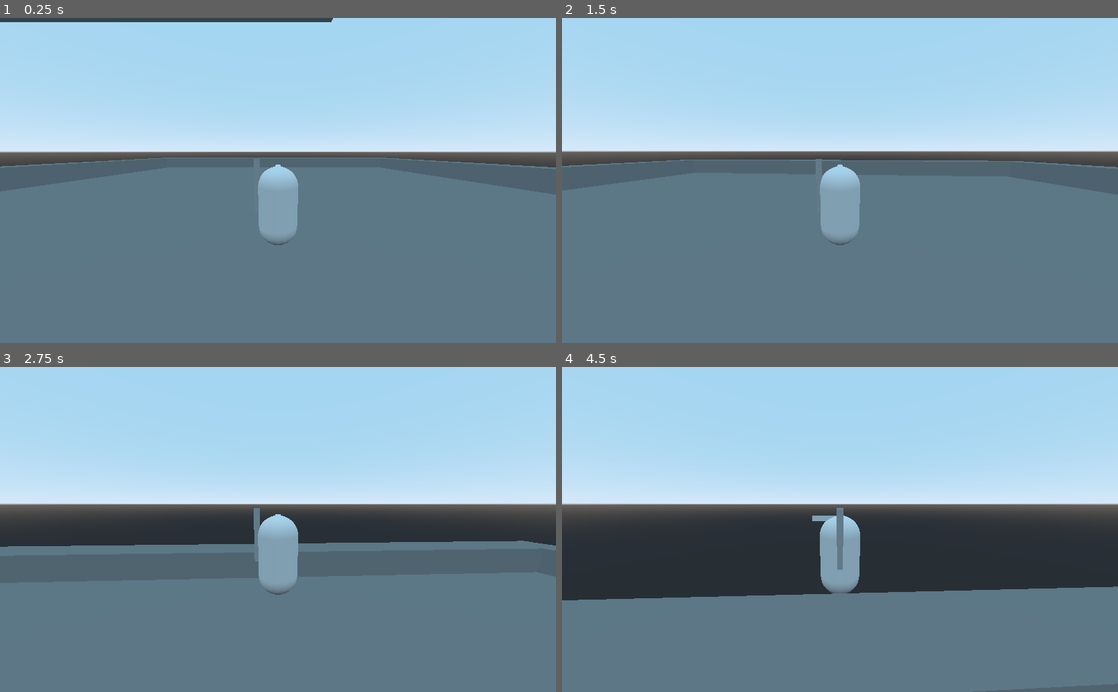
Above: before the commit, frames 1-4 (two rows, left to right).
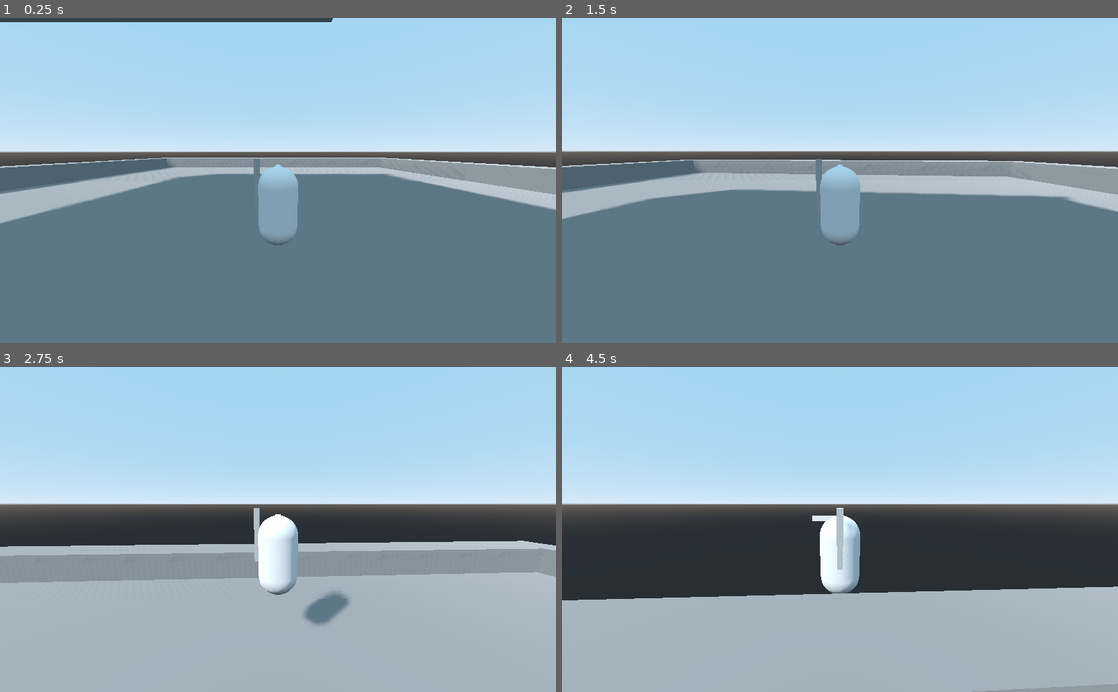
Above: after the commit, the same moments.

Repository: Valcuda/D.K.P.
Game: Godot game, scene res://Imported/Levels/TestLevel1.tscn
Two runs of this game, one before a commit and one after it. Both use one fixed random seed, a clock stepped at 60 frames per second and the inputs below.
Inputs (mouse positions are in pixels of both pictures, inside the frame that each line leads up to):
- Up to frame 1 (0.25 s): no input
- Up to frame 2 (1.5 s): tap Enter at 0.5 s; move the mouse to (867, 180) at 0.52 s; hold Shift (Move_run) 0.53-1.28 s; hold W (Move_forward) from 0.53 s (still down); tap Space (Move_jump) at 0.77, 0.8, 1.07, 1.35 s; move the mouse to (812, 180) at 1.27 s
- Up to frame 3 (2.75 s): keep holding W (Move_forward); tap Space (Move_jump) at 1.52, 1.82, 2.3 s; tap Shift (Move_run) at 1.55 s; move the mouse to (289, 523) at 2.02 s; hold Middle mouse button (CamControlToggle) from 2.03 s (still down)
- Up to frame 4 (4.5 s): move the mouse to (812, 594) at 2.77 s; release Middle mouse button (CamControlToggle) at 2.78 s; tap Shift (Move_run) at 2.85 s; tap Space (Move_jump) at 3.02, 3.32, 3.77, 3.8, 4.07, 4.35 s; move the mouse to (1006, 578) at 3.52 s; release W (Move_forward) at 3.53 s; hold Shift (Move_run) 3.53-4.28 s; hold A (Move_left) from 3.53 s (still down); tap Escape (ui_cancel) at 4.15 s; move the mouse to (673, 480) at 4.27 s

The runs differ from the first frame. In frame 1, 6.8% of the frame differs, in the area x 0-100%, y 42-64%; in frame 2, 9.0%; in frame 3, 46%, in the area x 0-100%, y 43-100%; in frame 4, 32%.

Commit message:
Made modifacations to player controller
Deleted old player controller code from Epic and Awesome, and added Enums to current player controller

Diff:
--- a/Imported/Levels/TestLevel1.tscn
+++ b/Imported/Levels/TestLevel1.tscn
@@ -1,7 +1,9 @@
-[gd_scene load_steps=4 format=2]
+[gd_scene load_steps=5 format=2]
 
 [ext_resource path="res://Imported/Levels/testlevel1.obj" type="ArrayMesh" id=1]
 [ext_resource path="res://Imported/Players/BaseTest/PlayerBaseTest.tscn" type="PackedScene" id=2]
+
+[sub_resource type="Skin" id=2]
 
 [sub_resource type="ConcavePolygonShape" id=1]
 data = PoolVector3Array( -2.4153, 0.3161, -3.1092, 2.4153, 0.3161, -3.1092, -2.4153, 0.1071, -3.1092, -2.4153, 0.1071,  …(7125 unchanged characters)…
@@ -10,7 +12,9 @@
 
 [node name="MeshInstance" type="MeshInstance" parent="."]
 transform = Transform( 10, 0, 0, 0, 10, 0, 0, 0, 10, 0, 0, 0 )
+use_in_baked_light = true
 mesh = ExtResource( 1 )
+skin = SubResource( 2 )
 material/0 = null
 
 [node name="StaticBody2" type="StaticBody" parent="MeshInstance"]
@@ -20,3 +24,7 @@
 
 [node name="PlayerBaseTest" parent="." instance=ExtResource( 2 )]
 transform = Transform( 1, 0, 0, 0, 1, 0, 0, 0, 1, -0.956459, 3.89611, 0.0380273 )
+
+[node name="DirectionalLight" type="DirectionalLight" parent="."]
+transform = Transform( 0.631826, 0.551176, 0.544977, 0, -0.703097, 0.711094, 0.77511, -0.449288, -0.444235, 11.5715, 6.70167, 9.28282 )
+shadow_enabled = true
--- a/Imported/Players/BasePlayerControler.gd
+++ b/Imported/Players/BasePlayerControler.gd
@@ -34,6 +34,11 @@
 func _ready():
 	Input.set_mouse_mode(Input.MOUSE_MODE_CAPTURED)
 
+enum{
+	RUN,
+	CLIMB,
+	RIDE,
+}
 
 func _unhandled_input(event):
 	if event.is_action_pressed("CamControlToggle"):
--- a/Imported/Players/PlayerBase.gd
+++ /dev/null
@@ -1,20 +0,0 @@
-class_name Player_Base extends KinematicBody
-
-func BaseInputDetection(input):
-
-	if Input.is_action_pressed("Move_forward"):
-		input.z += 1
-		#is_moving = true
-	if Input.is_action_pressed("Move_backward"):
-		input.z -= 1
-		#is_moving = true
-	if Input.is_action_pressed("Move_left"):
-		input.x += 1
-		#is_moving = true
-	if Input.is_action_pressed("Move_right"):
-		input.x -= 1
-		#is_moving = true
-
-
-
-	return input
--- a/Imported/Players/PlayerBase2.gd
+++ /dev/null
@@ -1,161 +0,0 @@
-class_name Player_Base_New extends KinematicBody
-
-export var CID : String = "0"
-var Cinfo = GlobalCharInfo.nfochar_0
-
-export var clampVelocity : bool = true
-
-export var maxHp : int = 100
-export var meleeDamage : int = 100
-export var rangedDamage : int = 100
-export var luck : int = 50
-
-export var attackRate : float = 50
-export var lastAttackTime : int = 0
-
-export var acceleration : float = 10
-export var maxSpeed : float = 10
-export var jumpForce : float = 15
-export var gravity : float = 2.5
-export var friction : float = 1
-export var runMulti : float = 2.5
-
-export var canDoubleJump : bool = false
-
-#active variables
-var curHp : int = 100
-
-var JumpEnable : bool = true
-var DJumpReady : bool = false
-
-var airIntent : bool = false
-
-var vel : Vector3 = Vector3()
-
-var is_moving = false
-var is_running = false
-
-onready var camera = get_node("CameraOrbit")
-onready var true_camera = get_node("CameraOrbit/Camera")
-var Bullet = preload("res://Dev/projectiles/debugle_gum.tscn")
-
-
-func _physics_process(delta):
-	vel.x = 0
-	vel.z = 0
-
-	var input = Vector3()
-	input = BaseInputDetection(input)
-
-	if input == Vector3.ZERO:
-		is_moving = false
-	else:
-		is_moving = true
-
-	if Input.is_action_pressed("Move_run"):
-		is_running = true
-
-	if Input.is_action_just_released("Move_run"):
-		is_running = false
-
-	if is_on_floor() and [airIntent] or [canDoubleJump and DJumpReady == false]:
-		DJumpReady = true
-		airIntent = false
-
-	#debug
-	#return to title screen
-	if Input.is_action_just_pressed("ui_cancel") and FreeAccessInfo.Debug == true:
-
-		pass
-	#manually lock/unlock velocity clamp
-	if Input.is_key_pressed(16777350) and FreeAccessInfo.Debug == true:
-		clampVelocity = false
-		pass
-
-	input = input.normalized()
-
-	var dir = (transform.basis.z * input.z + transform.basis.x * input.x)
-
-	if Input.is_action_just_pressed("Attack_ranged"):
-		var correctAngle : Vector3 = Vector3(-0.1, 0, -0.1)
-		var thisdir = (transform.basis.z + transform.basis.x * correctAngle)
-		var newtrans : Vector3 = self.translation
-		newtrans.y += 1
-		var curProject = Bullet.instance()
-		get_parent().add_child(curProject)
-		curProject.global_translate(newtrans)
-		curProject.begin(thisdir)
-		pass
-
-	vel.x = dir.x * acceleration
-	vel.z = dir.z * acceleration
-#	if vel.z != 0:
-#		if vel.z >= moveSpeed:
-#			vel.z = moveSpeed
-#		elif vel.z >= 1:
-#			vel.z -= friction
-#		elif vel.z <= -1:
-#			vel.z += friction
-#		else:
-#			vel.z = 0
-#	if vel.x != 0:
-#		if vel.x >= moveSpeed:
-#			vel.x = moveSpeed
-#		elif vel.x >= 1:
-#			vel.x -= friction
-#		elif vel.x <= -1:
-#			vel.x += friction
-#		else:
-#			vel.x = 0
-
-	if is_running == true:
-		vel.x = vel.x * runMulti
-		vel.z = vel.z * runMulti
-
-	vel.y -= gravity * delta
-
-	if Input.is_action_just_pressed("Move_jump") and JumpEnable:
-		if is_on_floor():
-			vel.y = jumpForce
-			airIntent = true
-		elif canDoubleJump and DJumpReady:
-			vel.y = jumpForce
-			DJumpReady = false
-			airIntent = true
-
-	if clampVelocity == true:
-		vel.y = clamp(vel.y, -1000, 30)
-		vel.x = clamp(vel.x, -30, 30)
-		vel.z = clamp(vel.z, -30, 30)
-
-	if is_moving == true:
-		camera.snapToPlay()
-		is_moving = false
-
-	vel = move_and_slide(vel, Vector3.UP)
-
-	if Input.is_key_pressed(16777353) and FreeAccessInfo.Debug == true:
-		get_tree().change_scene("res://worlds/test levels/TestLevel02.tscn")
-		pass
-
-	if Input.is_key_pressed(16777356) and FreeAccessInfo.Debug == true:
-		get_tree().change_scene("res://worlds/test levels/TestLevel03.tscn")
-		pass
-
-
-func BaseInputDetection(input):
-
-	if Input.is_action_pressed("Move_forward"):
-		input.z += 1
-		#is_moving = true
-	if Input.is_action_pressed("Move_backward"):
-		input.z -= 1
-		#is_moving = true
-	if Input.is_action_pressed("Move_left"):
-		input.x += 1
-		#is_moving = true
-	if Input.is_action_pressed("Move_right"):
-		input.x -= 1
-		#is_moving = true
-
-	return input
--- a/project.godot
+++ b/project.godot
@@ -18,22 +18,10 @@
 "class": "PlayerBase_3",
 "language": "GDScript",
 "path": "res://Imported/Players/PlayerBase3.gd"
-}, {
-"base": "KinematicBody",
-"class": "Player_Base",
-"language": "GDScript",
-"path": "res://Imported/Players/PlayerBase.gd"
-}, {
-"base": "KinematicBody",
-"class": "Player_Base_New",
-"language": "GDScript",
-"path": "res://Imported/Players/PlayerBase2.gd"
 } ]
 _global_script_class_icons={
 "MainPlayerController": "",
-"PlayerBase_3": "",
-"Player_Base": "",
-"Player_Base_New": ""
+"PlayerBase_3": ""
 }
 
 [application]
